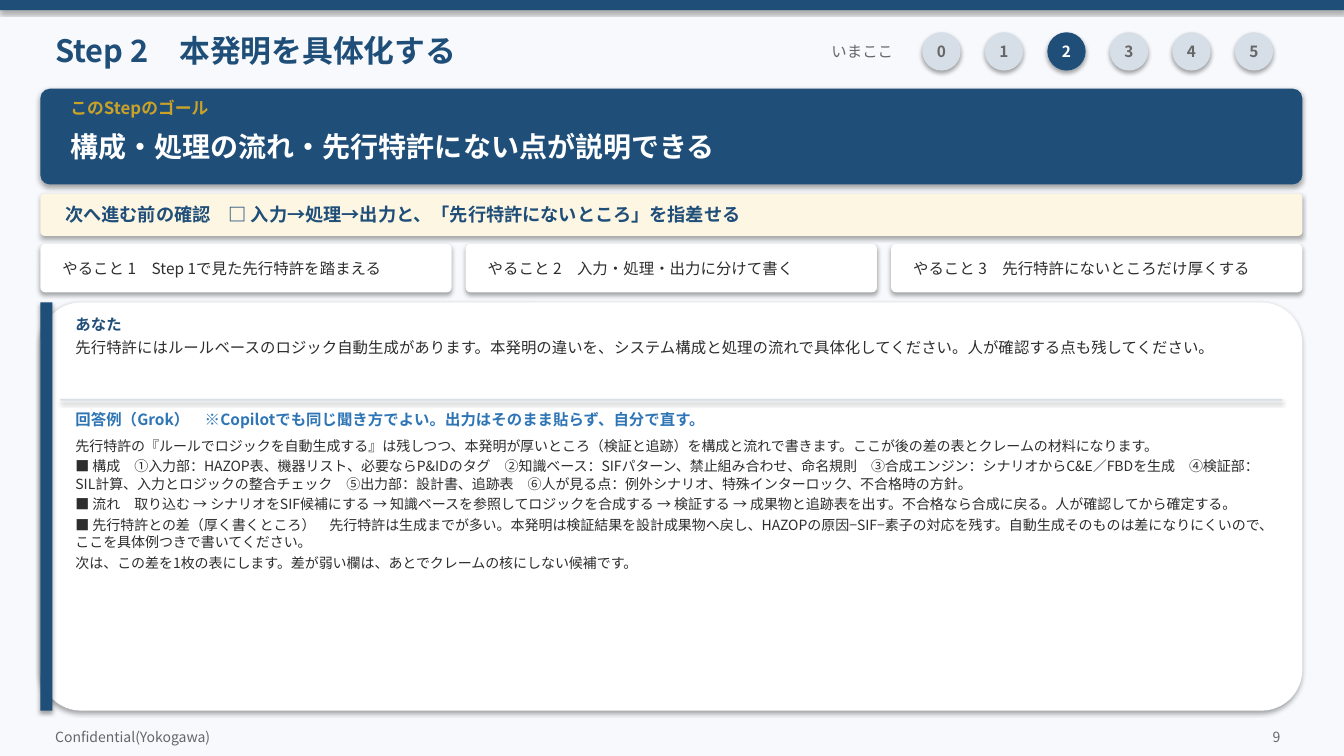
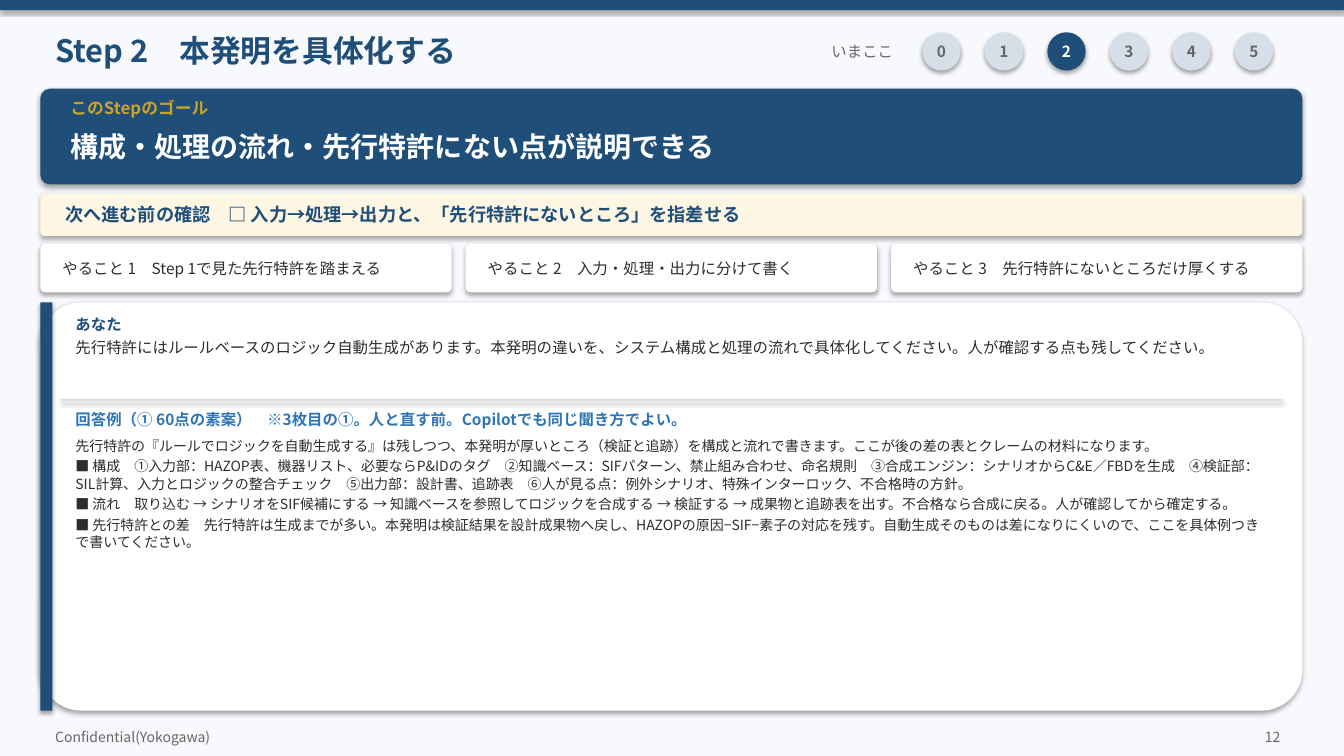
Before and after one commit to zhexingwang/ppt, a slide deck: slide 12 of decks/05_Copilot発明開示書/Copilot発明開示書_訂正反映.pptx (slide 9 before the commit). Drawn at 1344x756 pixels with LibreOffice and Linux fonts; fonts in the diff are those of the drawing. Boxes give left, top, right and bottom in pixels: in the first picture for what was removed or moved away, otherwise in the second. Text is boxed around its words. In the diff, an @@ line names an element or a change of style, - is before the commit and + after.

```diff
--- a/decks/05_Copilot発明開示書/Copilot発明開示書_訂正反映.pptx
+++ b/decks/05_Copilot発明開示書/Copilot発明開示書_訂正反映.pptx
@@ text at bbox=[75, 412, 687, 429]: text changed @@
-回答例（Grok） ※Copilotでも同じ聞き方でよい。出力はそのまま貼らず、自分で直す。
+回答例（① 60点の素案） ※3枚目の①。人と直す前。Copilotでも同じ聞き方でよい。
@@ text at bbox=[75, 518, 1259, 548]: text changed @@
-■ 先行特許との差（厚く書くところ） 先行特許は生成までが多い。本発明は検証結果を設計成果物へ戻し、HAZOPの原因−SIF−素子の対応を残す。自動生成そのものは差になりにくいので、ここを具体例つきで書いてください。
-次は、この差を1枚の表にします。差が弱い欄は、あとでクレームの核にしない候補です。
+■ 先行特許との差 先行特許は生成までが多い。本発明は検証結果を設計成果物へ戻し、HAZOPの原因−SIF−素子の対応を残す。自動生成そのものは差になりにくいので、ここを具体例つきで書いてください。
@@ text at bbox=[1265, 731, 1281, 742]: text changed @@
-9
+12
```
Also in this commit, not shown: 11 other slides changed, 14 slides added, 1 slide removed, 28 other files.
